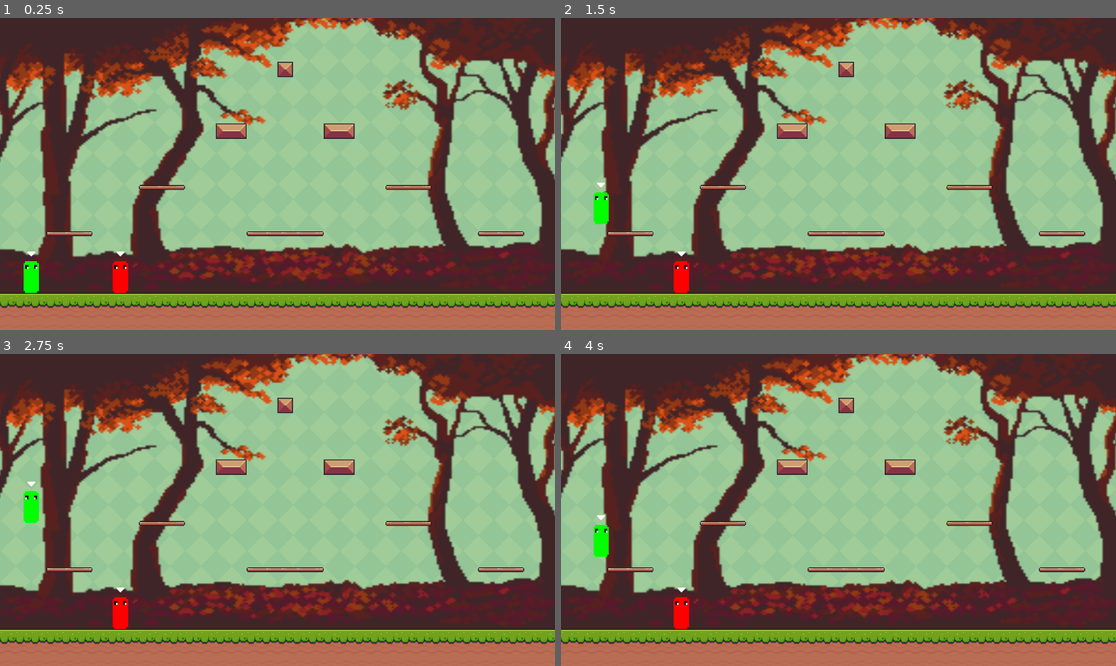
Above: before the commit, frames 1-4 (two rows, left to right).
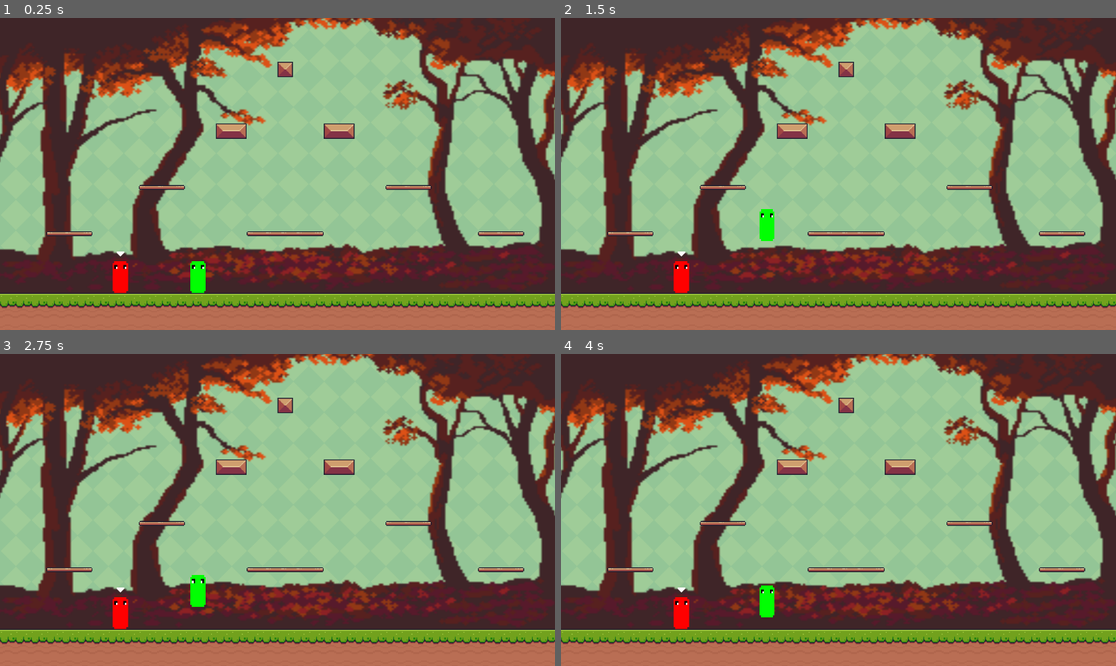
Above: after the commit, the same moments.

Repository: PhilipW02/2d-platformer
Game: Godot game, scene res://node_2d.tscn
The game is run twice, just before and just after one commit, with the same random seed, the same clock (stepped at 60 frames per second) and the same inputs.
Inputs:
- Up to frame 1 (0.25 s): no input
- Up to frame 2 (1.5 s): tap Enter at 0.5 s; tap Left (Left P2) at 0.6 s; tap Up (Jump P2) at 0.77, 1.07 s; tap Right (Right P2) at 0.8, 1.35 s
- Up to frame 3 (2.75 s): tap Up (Jump P2) at 1.52, 1.55, 1.82, 2.1 s; tap Left (Left P2) at 2.3 s
- Up to frame 4 (4 s): tap Left (Left P2) at 2.85 s; tap Up (Jump P2) at 3.02, 3.32, 3.77, 3.8 s; tap Right (Right P2) at 3.05, 3.6 s

The runs differ from the first frame. In frame 1, 0.6% of the frame differs, in the area x 4-38%, y 74-89%; in frame 2, 0.6%; in frame 3, 0.6%; in frame 4, 0.6%, in the area x 5-39%, y 51-85%.

Commit message:
Script clean-up

Diff:
--- /dev/null
+++ b/MainGame.gd
@@ -0,0 +1,17 @@
+extends Node2D
+@onready var _player1 = $Player1
+@onready var _player2 = $Player2
+
+func _ready() -> void:
+	choose_tagger()
+
+func choose_tagger():
+	var player_number = RandomNumberGenerator.new().randi_range(0, 1)
+	if player_number == 0:
+		_player2.istagger = true
+	else:
+		_player1.istagger = true
+
+func tagged(tagger, player_number):
+	tagger.istagger = false
+	player_number.istagger = true
--- a/PlayerP1.gd
+++ b/Player.gd
@@ -5,20 +5,39 @@
 @export var speed = 250.0
 @export var istagger = false
 @export var player_number: int
-var touched_player = false
-var tagtimeouton = false
-var can_tag = true
+#var touched_player = false
+#var tagtimeouton = false
+var can_tag = false
 
+var _player: CharacterBody2D
 @onready var taggerindicator = $taggerindicator
 
-func _ready():
-	choose_tagger()
+# Tagger Interaction
+func tag(player: CharacterBody2D):
+	if not istagger:
+		return
 
-func _on_touch_box_body_exited(body: Node2D) -> void:
+	self.istagger = false
+	var timer = Timer.new()
+	self.add_child(timer)
+	timer.wait_time = 0.25
+	timer.timeout.connect(func(): player.istagger = true)
+	timer.start()
+
+func _on_touch_box_body_entered(body: Node2D) -> void:
+	if body.is_in_group("players") && istagger:
+		print("")
+		print("player exited: ", body)
+		_player = body
+
+func _on_touch_box_body_exited(_body: Node2D) -> void:
 	if istagger:
+		can_tag = true
+		if _body == _player:
+			tag(_player)
 		print("tagger set to true for player1")
-		can_tag = true
 
+# Movement
 func _physics_process(_delta: float) -> void:
 	if istagger == false:
 		taggerindicator.visible = false
@@ -26,8 +45,8 @@
 		jump_impulse = 500.0
 	if istagger == true:
 		taggerindicator.visible = true
-		speed = 275.0
-		jump_impulse = 550.0
+		speed = 262.5
+		jump_impulse = 525.0
 
 	#Gravity
 	if not is_on_floor():
@@ -49,19 +68,3 @@
 		$Character.flip_h = false
 
 	move_and_slide()
-
-func choose_tagger():
-	var player = RandomNumberGenerator.new().randi_range(0, 1)
-	print(player)
-	istagger = true
-
-func _on_touch_box_body_entered(body: Node2D) -> void:
-	if body.is_in_group("players"):
-		print("player exited: ", body)
-		print('im player', player_number, ', istagger = ', istagger)
-	if istagger == true && can_tag:
-		can_tag = false
-		istagger = false
-		body.istagger = true
-	#if not istagger and not body.istagger:
-		#istagger = true
--- a/PlayerP2.gd
+++ /dev/null
@@ -1,58 +0,0 @@
-extends CharacterBody2D
-
-@export var jump_impulse = 500.0
-@export var gravity = 1000.0
-@export var speed = 250.0
-@export var istagger = false
-var tagtimeouton = false
-var can_tag = false
-
-@onready var taggerindicator = $taggerindicator
-
-func _ready():
-	pass
-
-func _physics_process(_delta: float) -> void:
-	if istagger == false:
-		taggerindicator.visible = false
-		speed = 250.0
-		jump_impulse = 500.0
-	if istagger == true:
-		taggerindicator.visible = true
-		speed = 275.0
-		jump_impulse = 550.0
-
-	#Gravity
-	if not is_on_floor():
-		velocity.y += gravity * _delta
-
-	#Jump
-	if Input.is_action_just_pressed("Jump P2") and is_on_floor():
-		velocity.y = -jump_impulse
-		$JumpSound.play()
-
-	#Horizontal movement
-	var dir = Input.get_axis("Left P2", "Right P2")
-	velocity.x = dir * speed
-
-	if Input.is_action_just_pressed("Left P2"):
-		$Character.flip_h = true
-
-	elif Input.is_action_just_pressed("Right P2"):
-		$Character.flip_h = false
-
-	move_and_slide()
-
-func _on_touch_box_body_exited(body: Node2D) -> void:
-	if istagger:
-		print("tagger set to true for player2")
-		can_tag = true
-
-func _on_touch_box_body_entered(body: Node2D) -> void:
-	if body.is_in_group("players"):
-		print("player exited: ", body)
-		print('im player 1, istagger = ', istagger)
-	if istagger == true && can_tag:
-		can_tag = false
-		istagger = false
-		body.istagger = true
--- a/bgm.gd
+++ /dev/null
@@ -1,5 +0,0 @@
-extends AudioStreamPlayer
-
-
-func _on_touch_box_area_entered(area: Area2D) -> void:
-	pass # Replace with function body.
--- a/gayme.gd
+++ /dev/null
@@ -1,11 +0,0 @@
-extends Node2D
-
-
-# Called when the node enters the scene tree for the first time.
-func _ready() -> void:
-	pass # Replace with function body.
-
-
-# Called every frame. 'delta' is the elapsed time since the previous frame.
-func _process(delta: float) -> void:
-	pass
--- a/main.gd
+++ /dev/null
@@ -1,9 +0,0 @@
-extends Node2D
-
-# Called when the node enters the scene tree for the first time.
-func _ready() -> void:
-	pass
-
-# Called every frame. 'delta' is the elapsed time since the previous frame.
-func _process(delta: float) -> void:
-	pass
--- a/node_2d.tscn
+++ b/node_2d.tscn
@@ -2,15 +2,14 @@
 
 [ext_resource type="AudioStream" uid="uid://dbhhsjtc42bgc" path="res://Assets/Sound/GreenHillZoneMIDI.wav" id="1_kdubu"]
 [ext_resource type="Texture2D" uid="uid://ijg88gwcerim" path="res://Assets/Terrain/Terrain (16x16).png" id="1_wtcfe"]
+[ext_resource type="Script" uid="uid://cabppt7f1vwvx" path="res://MainGame.gd" id="1_x0ka3"]
 [ext_resource type="Texture2D" uid="uid://d0cv4nldaqjin" path="res://Assets/Background/Green.png" id="2_hqns4"]
 [ext_resource type="Texture2D" uid="uid://jxu5xk6v80ts" path="res://Assets/Background/parallax_forest_pack web/parallax_forest_pack web/v2/layers/middle.png" id="2_x0ka3"]
-[ext_resource type="Script" uid="uid://caisu44af80tn" path="res://PlayerP1.gd" id="3_0hol4"]
-[ext_resource type="Script" uid="uid://c3cog55fmtdsw" path="res://bgm.gd" id="4_ir8iy"]
+[ext_resource type="Script" uid="uid://caisu44af80tn" path="res://Player.gd" id="3_0hol4"]
 [ext_resource type="AudioStream" uid="uid://b6jt0ky4ekvrq" path="res://Assets/Sound/wahoo.wav" id="5_q6r6c"]
 [ext_resource type="Texture2D" uid="uid://br3lqfbo4juax" path="res://Assets/pixel-16x16 (2).png" id="8_x0ka3"]
 [ext_resource type="Texture2D" uid="uid://c6qi1ledopr6f" path="res://Assets/pixel-16x16.png" id="9_hqns4"]
 [ext_resource type="Texture2D" uid="uid://q88dtoko5x1c" path="res://Assets/pixel-16x16 (1).png" id="9_x0ka3"]
-[ext_resource type="Script" uid="uid://b5oxp222qm2v" path="res://tagger.gd" id="11_hqns4"]
 
 [sub_resource type="TileSetAtlasSource" id="TileSetAtlasSource_wtcfe"]
 texture = ExtResource("1_wtcfe")
@@ -325,6 +324,7 @@
 height = 84.0
 
 [node name="TagGame" type="Node2D" unique_id=819537341]
+script = ExtResource("1_x0ka3")
 
 [node name="Stage" type="Node2D" parent="." unique_id=825542783]
 
@@ -357,7 +357,6 @@
 stream = ExtResource("1_kdubu")
 volume_db = -30.0
 autoplay = true
-script = ExtResource("4_ir8iy")
 
 [node name="Player1" type="CharacterBody2D" parent="." unique_id=1626084060 groups=["players"]]
 position = Vector2(134, 46)
@@ -393,21 +392,18 @@
 position = Vector2(116, 477)
 texture = ExtResource("8_x0ka3")
 
-[node name="Tagger" type="Sprite2D" parent="." unique_id=189051246]
-script = ExtResource("11_hqns4")
-
 [node name="Player2" type="CharacterBody2D" parent="." unique_id=1224170065 groups=["players"]]
 collision_layer = 2
 script = ExtResource("3_0hol4")
 player_number = 2
 
 [node name="CollisionShape2D" type="CollisionShape2D" parent="Player2" unique_id=790191732]
-position = Vector2(65, 521)
+position = Vector2(411, 515)
 shape = SubResource("RectangleShape2D_epypp")
 
 [node name="Character" type="Sprite2D" parent="Player2" unique_id=1312735429]
 texture_filter = 1
-position = Vector2(65, 521)
+position = Vector2(410.99997, 515)
 scale = Vector2(3.1250002, 4.125)
 texture = ExtResource("9_x0ka3")
 
@@ -416,7 +412,7 @@
 stream = ExtResource("5_q6r6c")
 
 [node name="TouchBox" type="Area2D" parent="Player2" unique_id=1775423262]
-position = Vector2(101, 501)
+position = Vector2(447, 495)
 collision_layer = 2
 collision_mask = 2
 
@@ -426,7 +422,7 @@
 
 [node name="taggerindicator" type="Sprite2D" parent="Player2" unique_id=1687642658]
 texture_filter = 1
-position = Vector2(65, 473)
+position = Vector2(411, 467)
 texture = ExtResource("8_x0ka3")
 
 [connection signal="body_entered" from="Player1/TouchBox" to="Player1" method="_on_touch_box_body_entered"]
--- a/tagger.gd
+++ /dev/null
@@ -1,17 +0,0 @@
-extends Sprite2D
-#@onready var playerp1 = $Player1
-#@onready var playerp2 = $Player2
-
-# Called when the node enters the scene tree for the first time.
-#func _ready() -> void:
-	#pass # Replace with function body.
-
-# Called every frame. 'delta' is the elapsed time since the previous frame.
-#func _process(delta: float) -> void:
-	#pass
-
-func tagged(tagger, player):
-	tagger.istagger = false
-	player.istagger = true
-
-#ass
Renamed: gayme.gd.uid -> MainGame.gd.uid
Renamed: PlayerP1.gd.uid -> Player.gd.uid
Not shown, removed: PlayerP2.gd.uid
Not shown, removed: bgm.gd.uid
Not shown, removed: main.gd.uid
Not shown, removed: tagger.gd.uid
